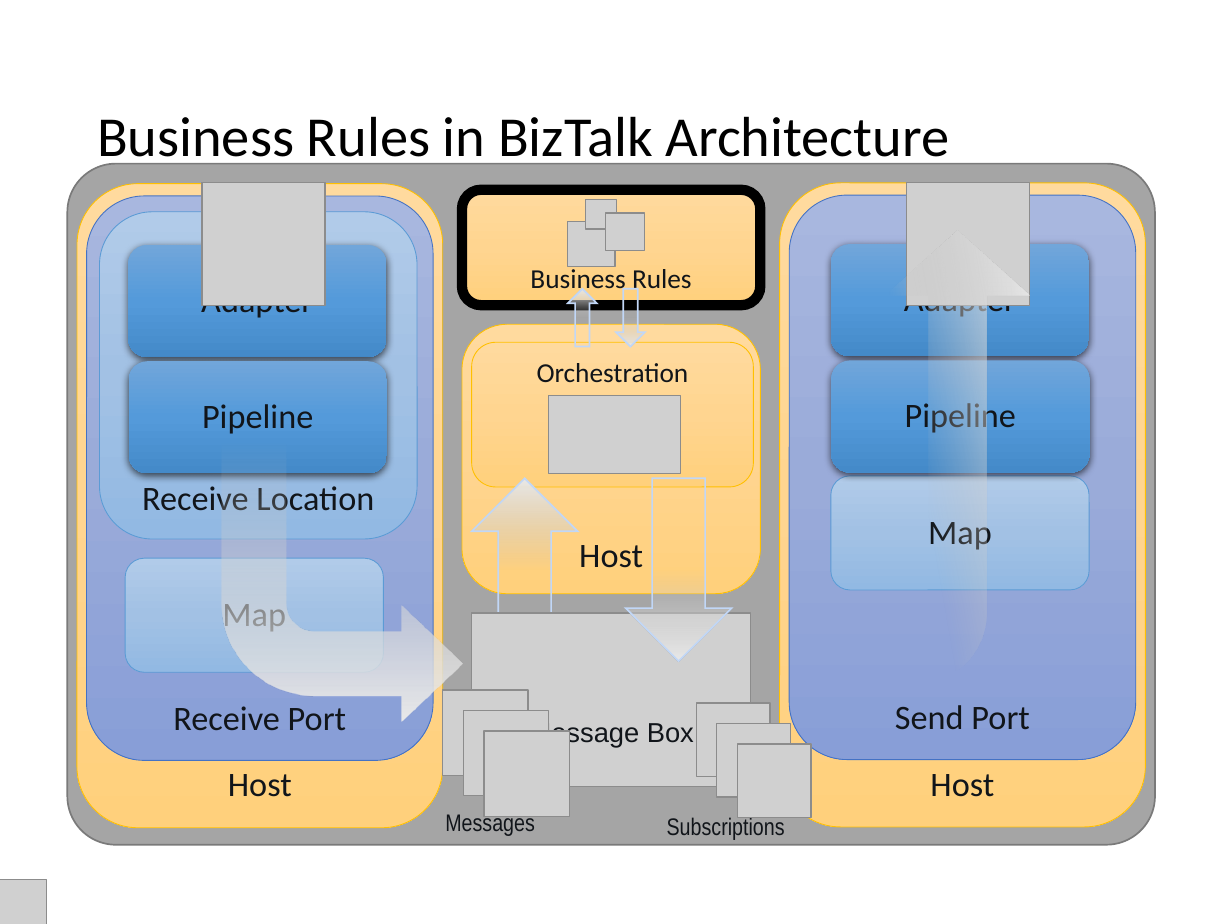
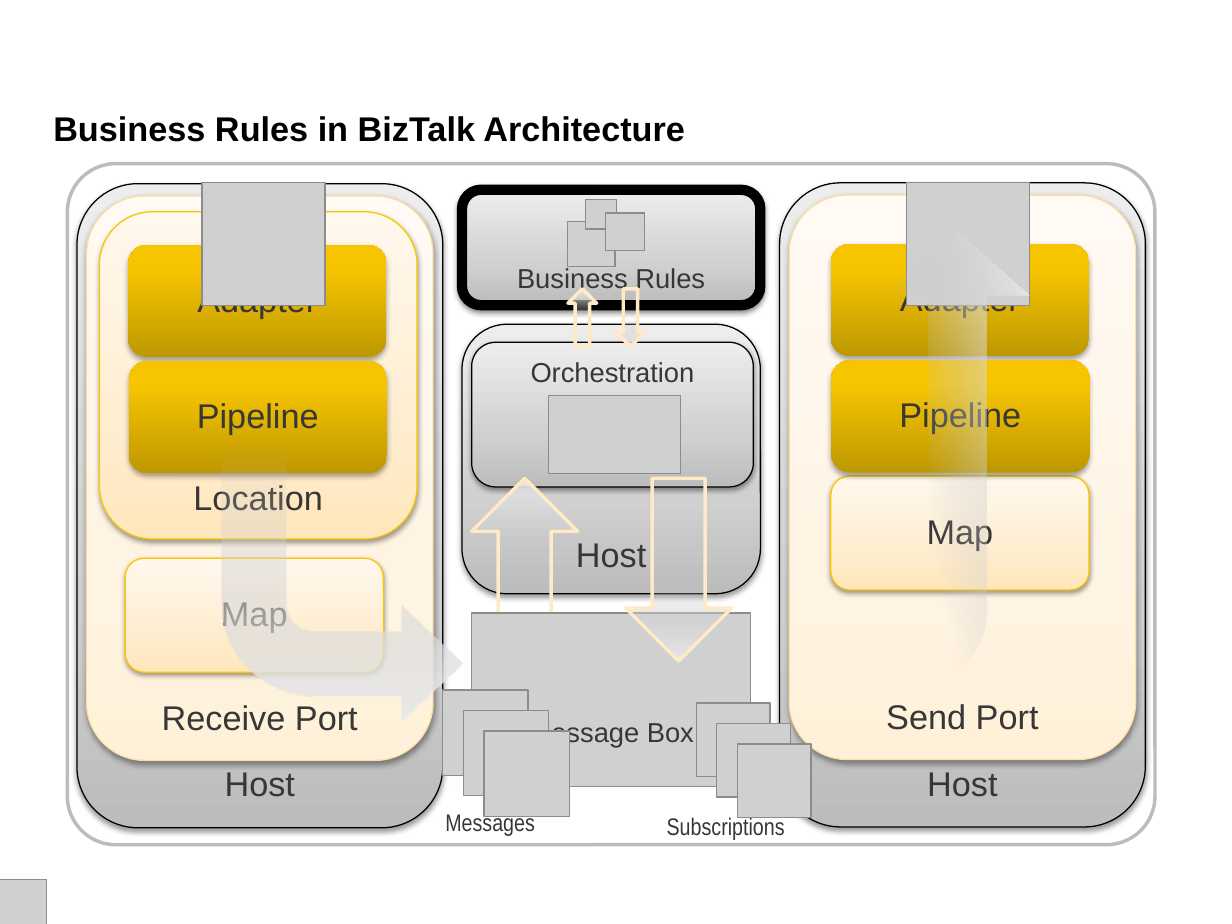
Before and after one commit to wmmihaa/BizTalk-Server---Developing-Integration-Solutions, a slide deck: slide 4 of Slides/Module 12 - Business Rules.pptx. Drawn at 1232x924 pixels with LibreOffice and Linux fonts; fonts in the diff are those of the drawing; grey boxes stand for pictures. Boxes give left, top, right and bottom in pixels: in the first picture for what was removed or moved away, otherwise in the second. Text is boxed around its words. In the diff, an @@ line names an element or a change of style, - is before the commit and + after.

```diff
--- a/Slides/Module 12 - Business Rules.pptx
+++ b/Slides/Module 12 - Business Rules.pptx
@@ rounded rectangle "Business Rules" at box(462, 190, 760, 306): font Calibri to Arial, text colour #11151A to #373737; fill gradient #FFDB9E to #FFD590 to #FFD07C to gradient #BDBDBD to #D1D1D1 to #EEEEEE; shadow on @@
@@ title "Business Rules in BizTalk Architecture": place and size @@
-title "Business Rules in BizTalk Architecture" at box(443, 116, 950, 170)
+title "Business Rules in BizTalk Architecture" at box(318, 116, 685, 142)
@@ title "Business Rules in BizTalk Architecture" at box(318, 116, 685, 142): size 33 to 20 pt, font Calibri to Arial, bold on; line spacing 0.9 to 1 @@
@@ rounded rectangle at box(68, 164, 1156, 845): fill #A5A5A5 to #FFFFFF; outline #7A7A7A 1 pt to #BDBDBD 2 pt @@
@@ bent arrow at box(222, 164, 462, 722): outline #F5F5F5 1 pt to #BFBFBF 2 pt @@
@@ rounded rectangle "Receive Port" at box(86, 196, 432, 760): font Calibri to Arial, text colour #11151A to #373737; fill gradient #A8B7DF to #9AABD9 to #889ED7 to gradient #FFF1DA to #FFF5E4 to #FFFBF5; outline #4472C4 0.5 pt to #FBDEA4 0.75 pt; shadow on @@
@@ rounded rectangle "Send Port" at box(790, 195, 1136, 759): font Calibri to Arial, text colour #11151A to #373737; fill gradient #A8B7DF to #9AABD9 to #889ED7 to gradient #FFF1DA to #FFF5E4 to #FFFBF5; outline #4472C4 0.5 pt to #FBDEA4 0.75 pt; shadow on @@
@@ bent arrow at box(806, 230, 1030, 684): outline #F5F5F5 1 pt to #BFBFBF 2 pt @@
@@ outline #C2D8F8 1 pt to #FFEAC5 2 pt in 4 elements at box(472, 478, 578, 660), box(626, 478, 732, 660), box(568, 288, 596, 346), box(616, 288, 644, 346) @@
@@ font Calibri to Arial, text colour #11151A to #373737; fill gradient #FFDB9E to #FFD590 to #FFD07C to gradient #BDBDBD to #D1D1D1 to #EEEEEE; outline #FFC000 0.5 pt to #000000 0.75 pt; shadow on in 5 elements at box(462, 190, 760, 306), box(780, 182, 1146, 827), box(76, 184, 442, 828), box(462, 324, 760, 594), box(472, 342, 754, 487) @@
@@ font Calibri to Arial, text colour #11151A to #373737; fill gradient #71A6DB to #559BDB to #448ACA to gradient #BE9800 to #F7C600 to #F8C700; shadow changed in 4 elements at box(830, 244, 1089, 356), box(832, 361, 1090, 473), box(128, 245, 387, 357), box(128, 361, 387, 473) @@
@@ font Calibri to Arial, text colour #11151A to #373737; fill gradient #B1CBE9 to #A3C1E5 to #93B9E4 to gradient #FFE7BD to #FFEED1 to #FFF8EE; outline #5B9BD5 0.5 pt to #F9C800 0.75 pt; shadow on in 3 elements at box(830, 476, 1089, 590), box(100, 212, 418, 540), box(126, 558, 384, 673) @@
@@ text colour #11151A to #373737 in 3 elements at box(529, 721, 694, 748), box(445, 811, 535, 836), box(667, 816, 785, 840) @@
```
Also in this commit, not shown: 25 other slides changed, 16 other files.
